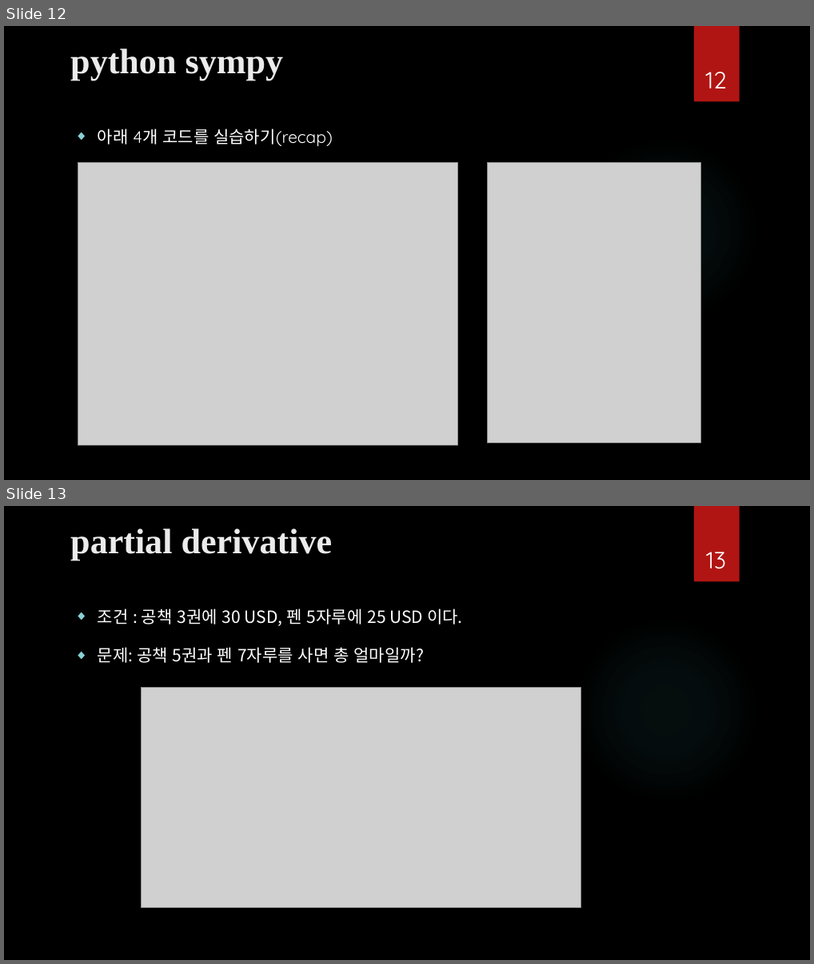
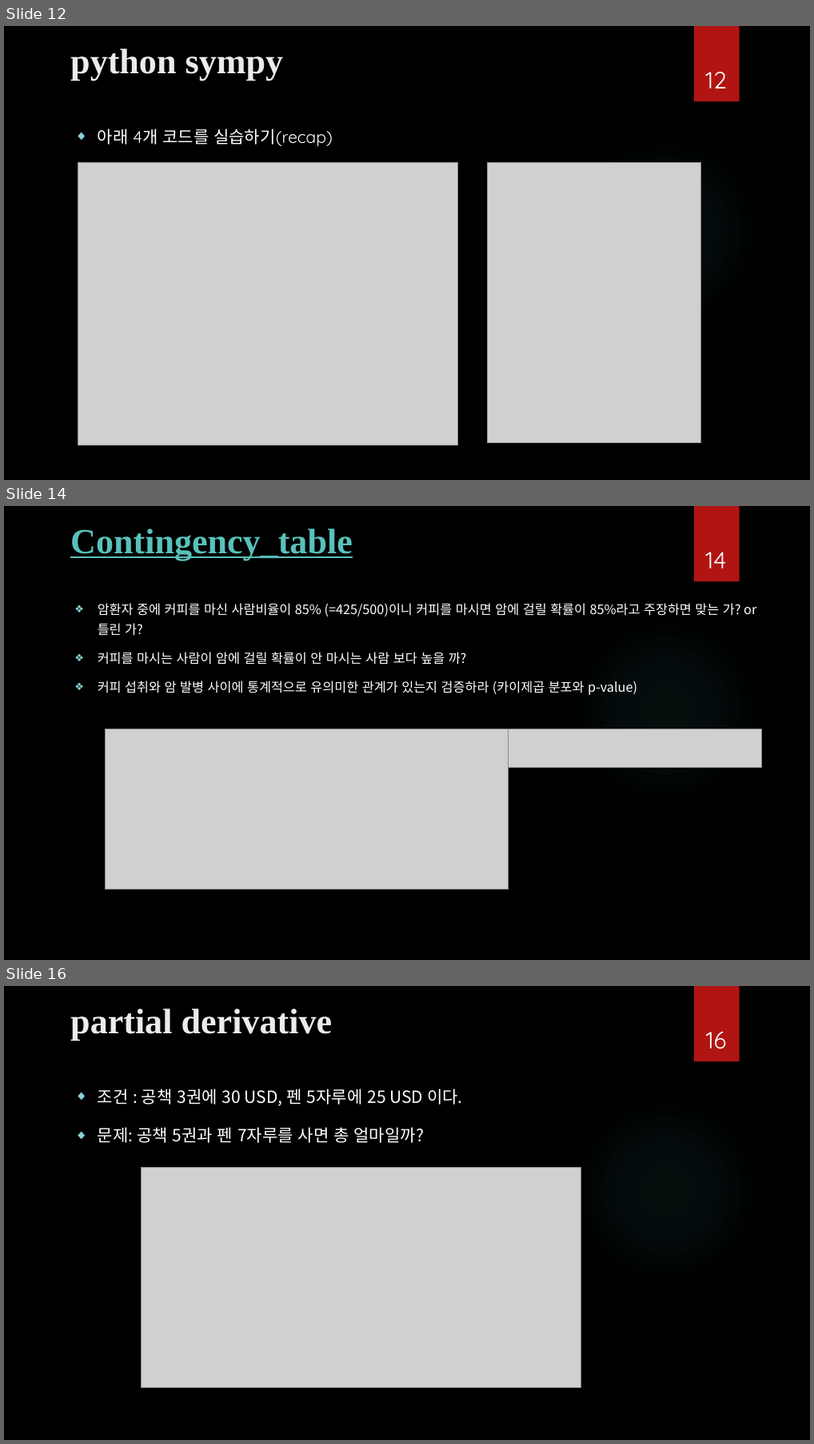
Before and after one commit to ancestor9/mathematics-for-machine-learning, a slide deck: Calculus/Modeling_Simulation_1.pptx. Shown one above the other, each under a label of ours: slides 12 and 13 before the commit, slides 12, 14 and 16 after it; the slides between them are not shown. The pictures are 814x964 and 814x1444 pixels, drawn with LibreOffice and Linux fonts; fonts in the diff are those of the drawing; grey boxes stand for pictures; background and template pictures are left out. Boxes give left, top, right and bottom in pixels: in the first picture for what was removed or moved away, otherwise in the second. Text is boxed around its words. In the diff, an @@ line names an element or a change of style, - is before the commit and + after.

```diff
--- a/Calculus/Modeling_Simulation_1.pptx
+++ b/Calculus/Modeling_Simulation_1.pptx
@@ slide 14 added at (4, 506, 810, 960), background picture (left out); not listed: 2 template elements that a slide beside it also shows @@
@@ title added at (70, 528, 353, 560), 42 pt, text #58C1BA, bold, underline @@
+Contingency_table
@@ page number added at (706, 552, 726, 568), 28 pt, text #FFFFFF @@
+14
@@ text added at (98, 603, 757, 695), 15.5 pt, text #FFFFFF @@
+❖ 암환자 중에 커피를 마신 사람비율이 85% (=425/500)이니 커피를 마시면 암에 걸릴 확률이 85%라고 주장하면 맞는 가? or 틀린 가?
+❖ 커피를 마시는 사람이 암에 걸릴 확률이 안 마시는 사람 보다 높을 까?
+❖ 커피 섭취와 암 발병 사이에 통계적으로 유의미한 관계가 있는지 검증하라 (카이제곱 분포와 p-value)
@@ picture added at (105, 729, 509, 889) @@
@@ picture added at (509, 729, 762, 768) @@
@@ what was slide 13 is now slide 16 @@
@@ page number at (706, 1032, 727, 1049): text changed @@
-13
+16
```
Also in this commit, not shown: 1 slide changed, 2 other slides added.
